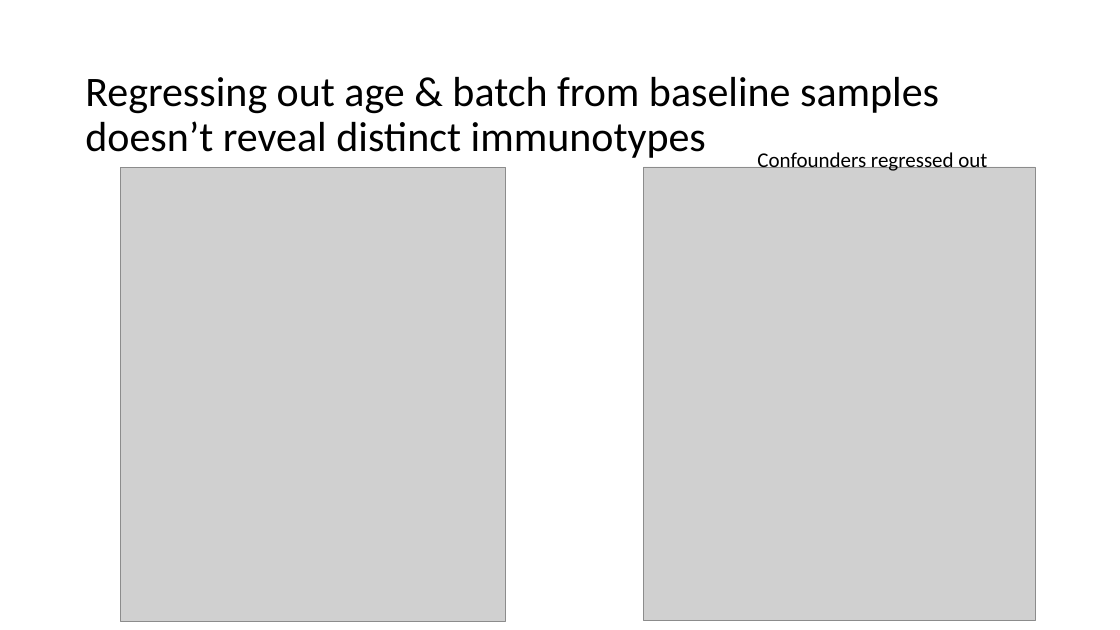
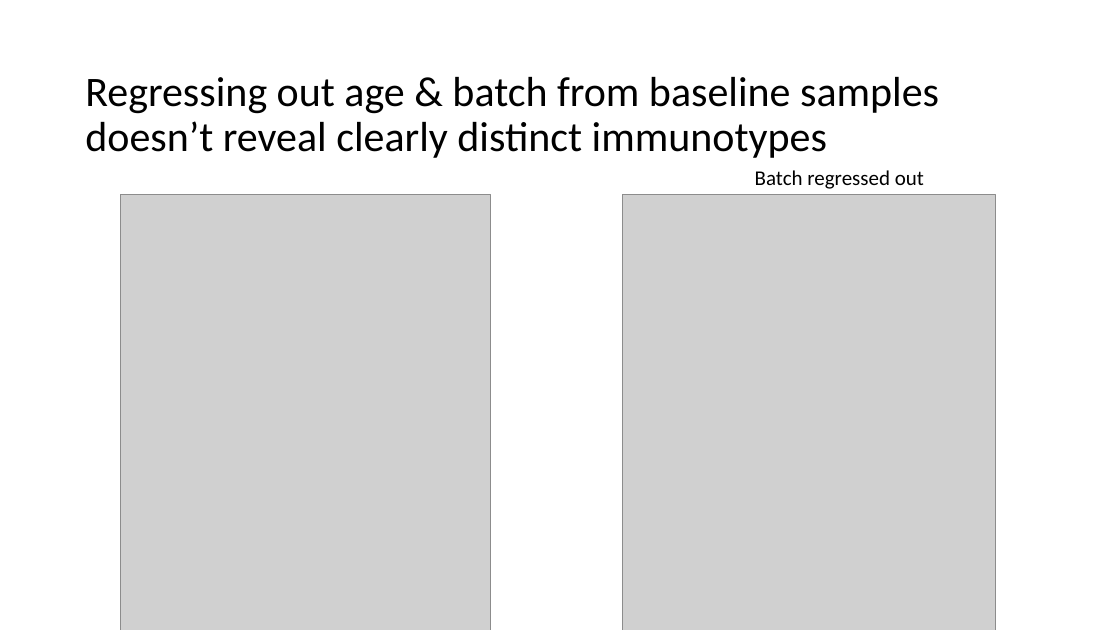
Before and after one commit to tybottorff/bottorffdocs, a slide deck: slide 8 of presentations/NCI_talks/2024_10_23.pptx. Drawn at 1120x630 pixels with LibreOffice and Linux fonts; fonts in the diff are those of the drawing; grey boxes stand for pictures. Boxes give left, top, right and bottom in pixels: in the first picture for what was removed or moved away, otherwise in the second. Text is boxed around its words. In the diff, an @@ line names an element or a change of style, - is before the commit and + after.

Commit message:
Add ~significant no vs. yes irae baseline results

```diff
--- a/presentations/NCI_talks/2024_10_23.pptx
+++ b/presentations/NCI_talks/2024_10_23.pptx
@@ title at [85, 77, 939, 158]: text changed @@
-Regressing out age & batch from baseline samples doesn’t reveal distinct immunotypes
+Regressing out age & batch from baseline samples doesn’t reveal clearly distinct immunotypes
@@ text at [755, 170, 924, 189]: text changed @@
-Confounders regressed out
+Batch regressed out
@@ picture: place and size @@
-picture at [121, 167, 507, 621]
+picture at [121, 194, 491, 630]
@@ picture: place and size @@
-picture at [644, 167, 1035, 621]
+picture at [623, 194, 996, 630]
```
Also in this commit, not shown: 1 other slide changed, 2 slides added.
